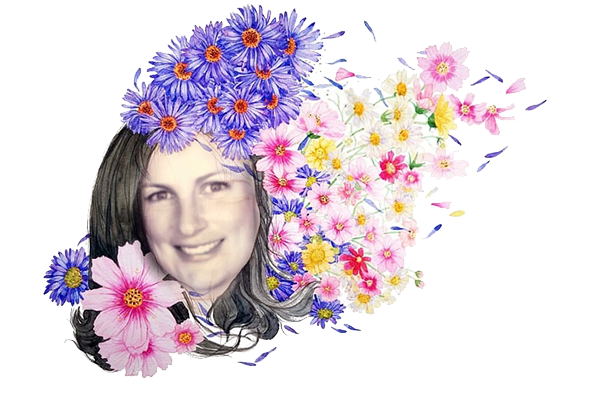
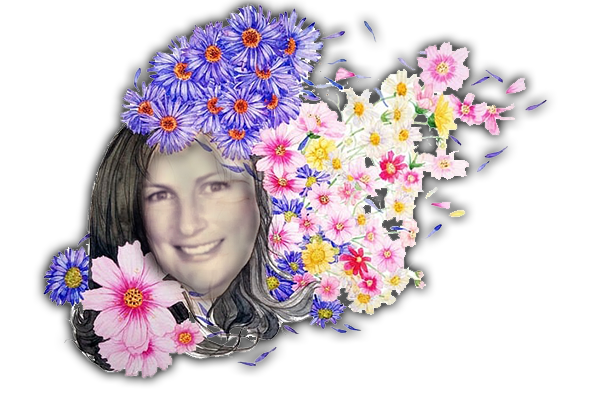
Comparing the layer stacks of the two w=600, h=400 images. Changes:
painted on "watercolor-1020509_640" over box(74, 41, 439, 360)
